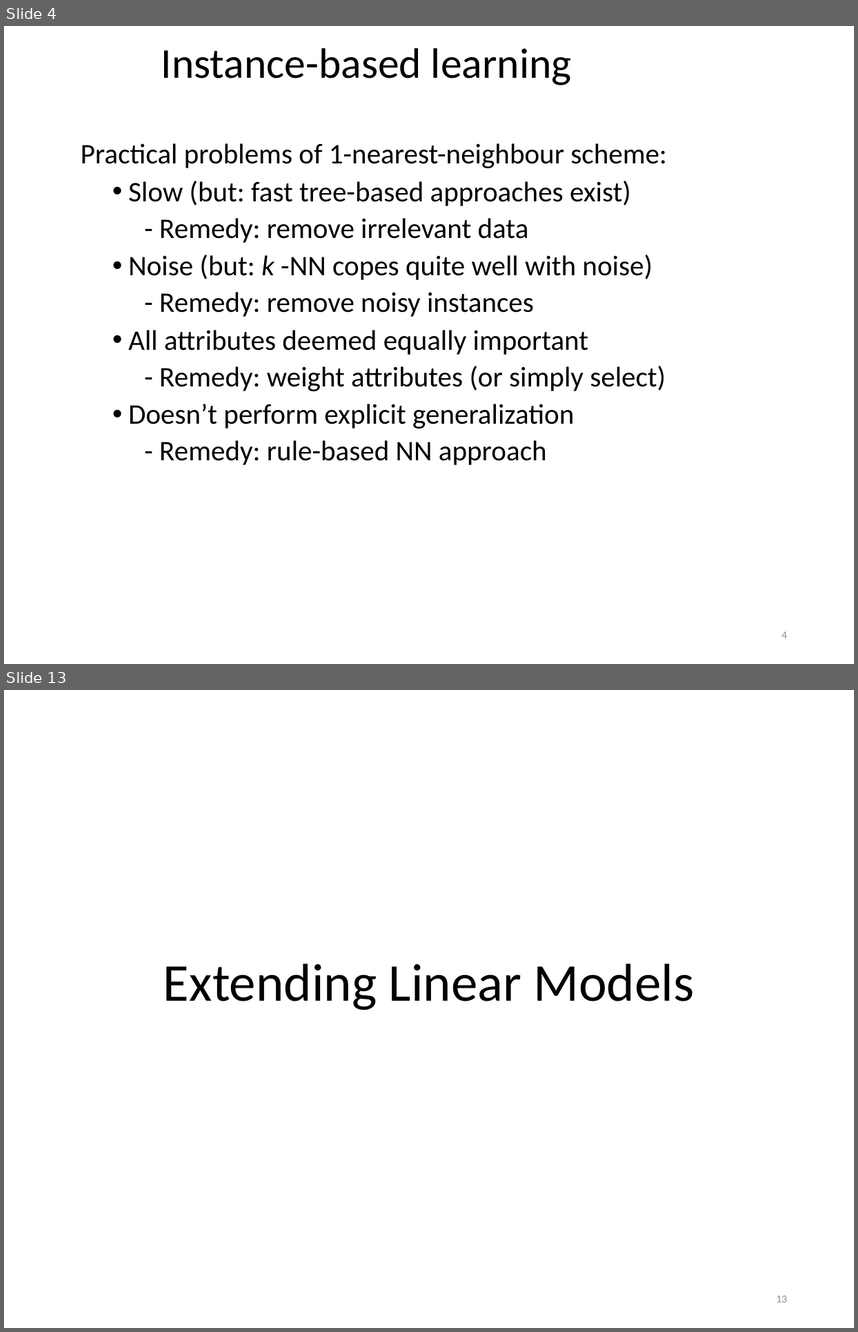
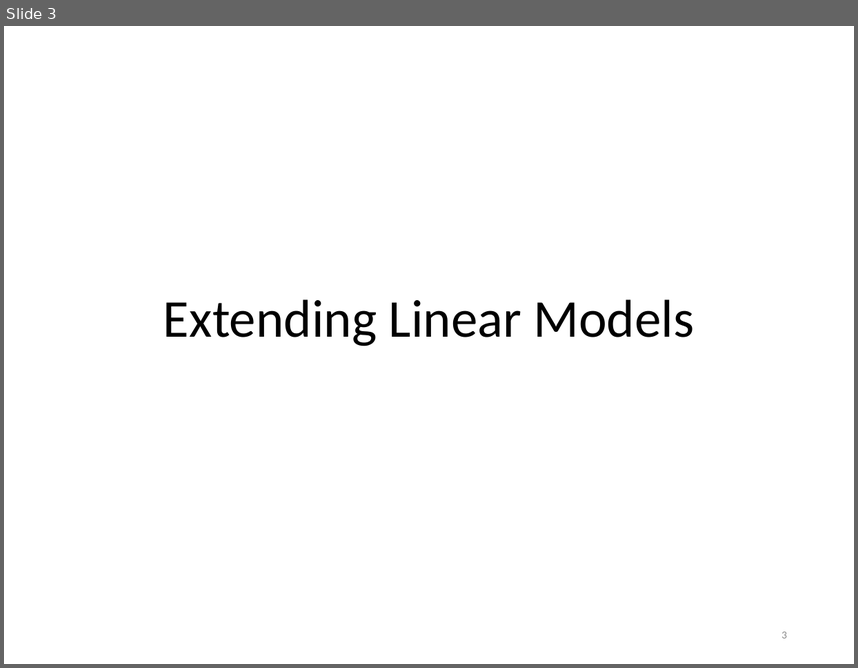
Before and after one commit to khaledmrasheed/khaledmrasheed.github.io, a slide deck: DMcourse/Chapter7.pptx. Shown one above the other, each under a label of ours: slides 4 and 13 before the commit, slide 3 after it; the slides between them are not shown. The pictures are 858x1332 and 858x668 pixels, drawn with LibreOffice and Linux fonts; fonts in the diff are those of the drawing. Boxes give left, top, right and bottom in pixels: in the first picture for what was removed or moved away, otherwise in the second. Text is boxed around its words. In the diff, an @@ line names an element or a change of style, - is before the commit and + after.

```diff
--- a/DMcourse/Chapter7.pptx
+++ b/DMcourse/Chapter7.pptx
@@ slide 4 removed at bbox=[4, 26, 854, 664], background #FFFFFF @@
@@ title removed at bbox=[161, 48, 571, 85] @@
-Instance-based learning
@@ text removed at bbox=[81, 143, 667, 465] @@
-Practical problems of 1-nearest-neighbour scheme:
-  • Slow (but: fast tree-based approaches exist)
-    - Remedy: remove irrelevant data
-  • Noise (but: k -NN copes quite well with noise)
-    - Remedy: remove noisy instances
-  • All attributes deemed equally important
-    - Remedy: weight attributes (or simply select)
-  • Doesn’t perform explicit generalization
-    - Remedy: rule-based NN approach
@@ page number removed at bbox=[782, 631, 787, 638] @@
-4
@@ what was slide 13 is now slide 3 @@
@@ page number at bbox=[782, 631, 787, 638]: text changed @@
-13
+3
```
Also in this commit, not shown: 2 slides changed, 9 other slides removed.
